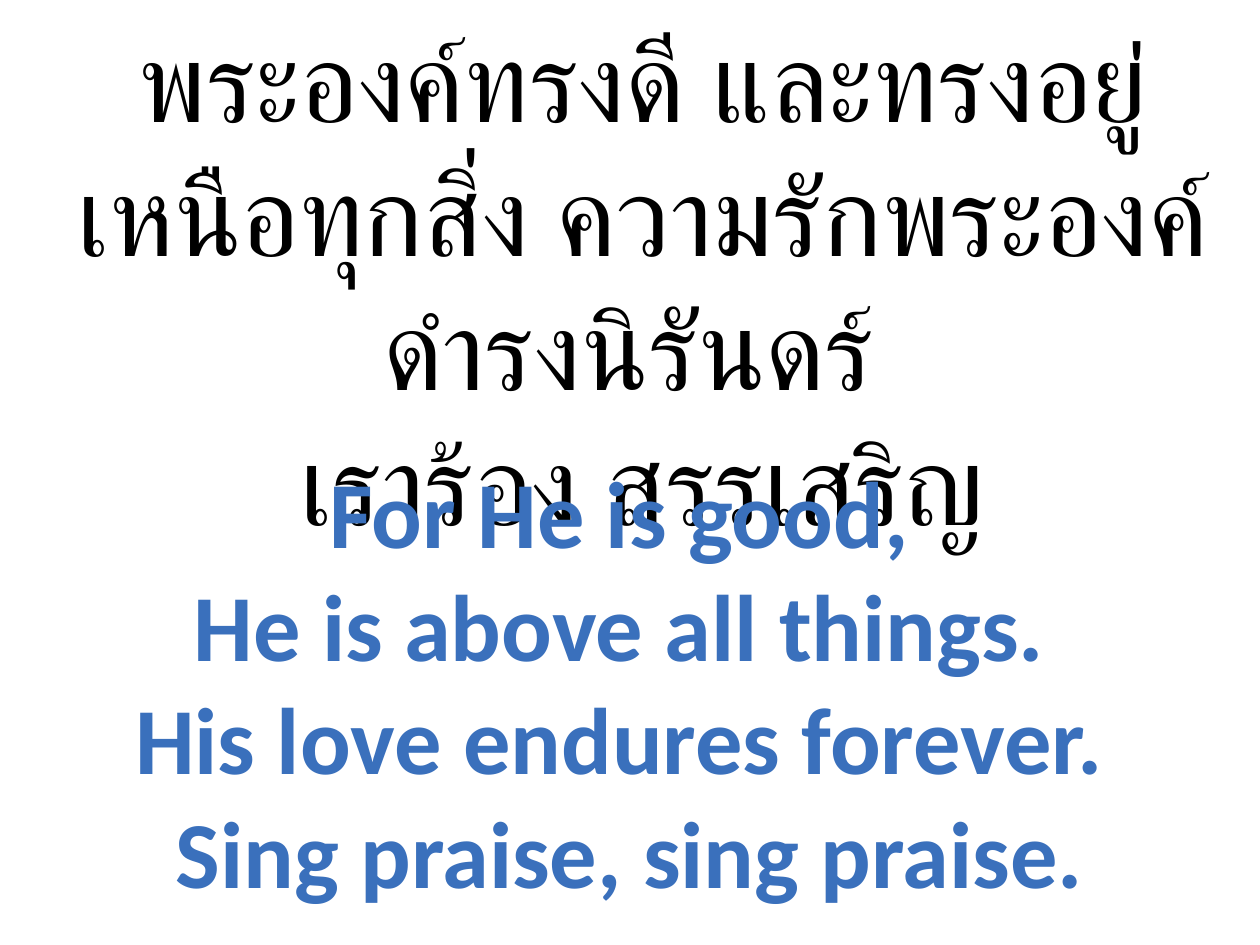
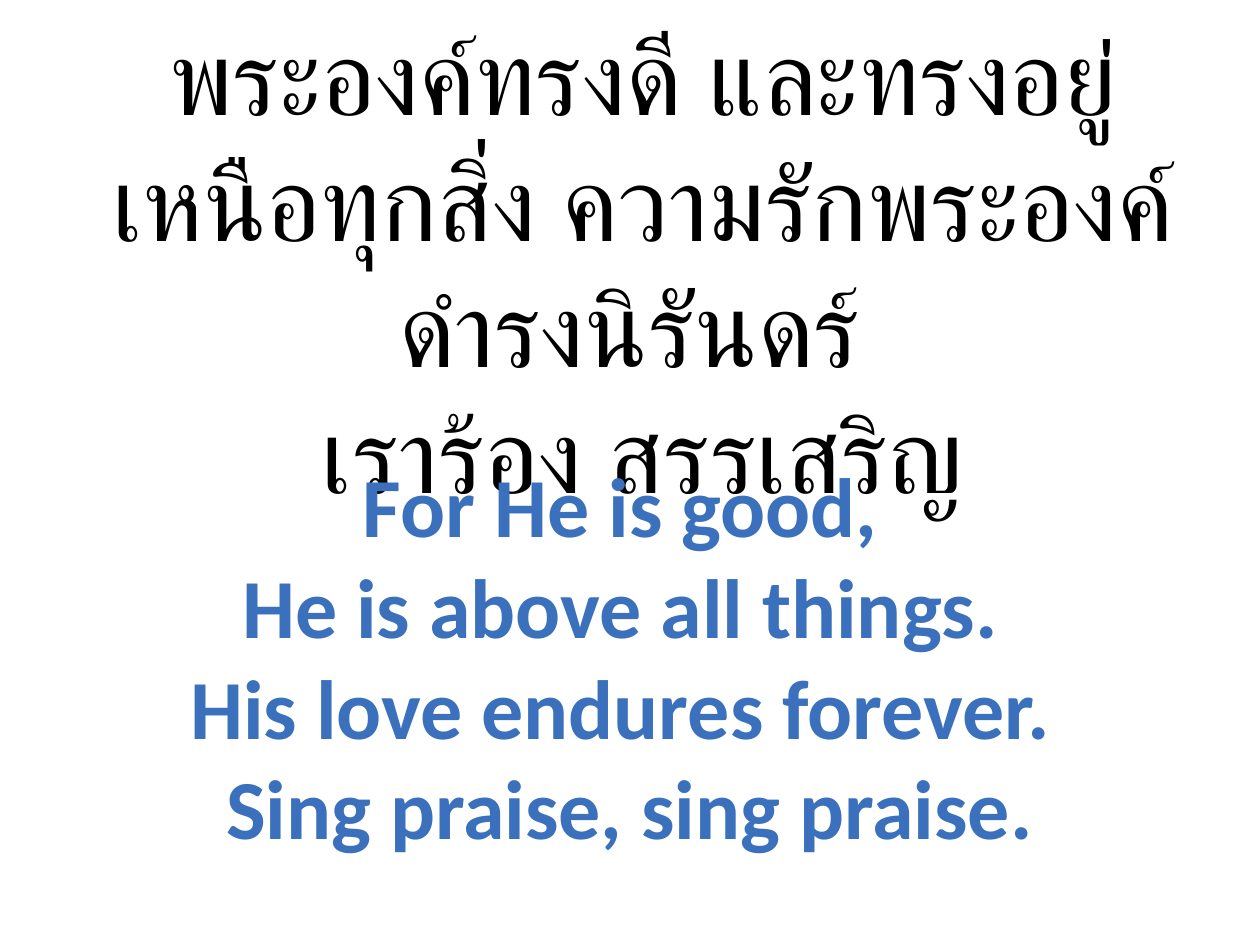
Before and after one commit to mightmay/songpptcreator, a slide deck: slide 3 of pre-made-ppt/forever.pptx. Drawn at 1260x945 pixels with LibreOffice and Linux fonts; fonts in the diff are those of the drawing; background and template pictures are left out. Boxes give left, top, right and bottom in pixels: in the first picture for what was removed or moved away, otherwise in the second. Text is boxed around its words. In the diff, an @@ line names an element or a change of style, - is before the commit and + after.

```diff
--- a/pre-made-ppt/forever.pptx
+++ b/pre-made-ppt/forever.pptx
@@ text "พระองค์ทรงดี และทรงอยู่เหนือทุกสิ่ง ความรักพระองค์ดำรงนิรันด ..." at box(113, 33, 1177, 521): size 64 to 60 pt @@
@@ text "For He is good," at box(190, 468, 1050, 854): size 54 to 48 pt @@
```
Also in this commit, not shown: 5 other slides changed, 6 other files.
